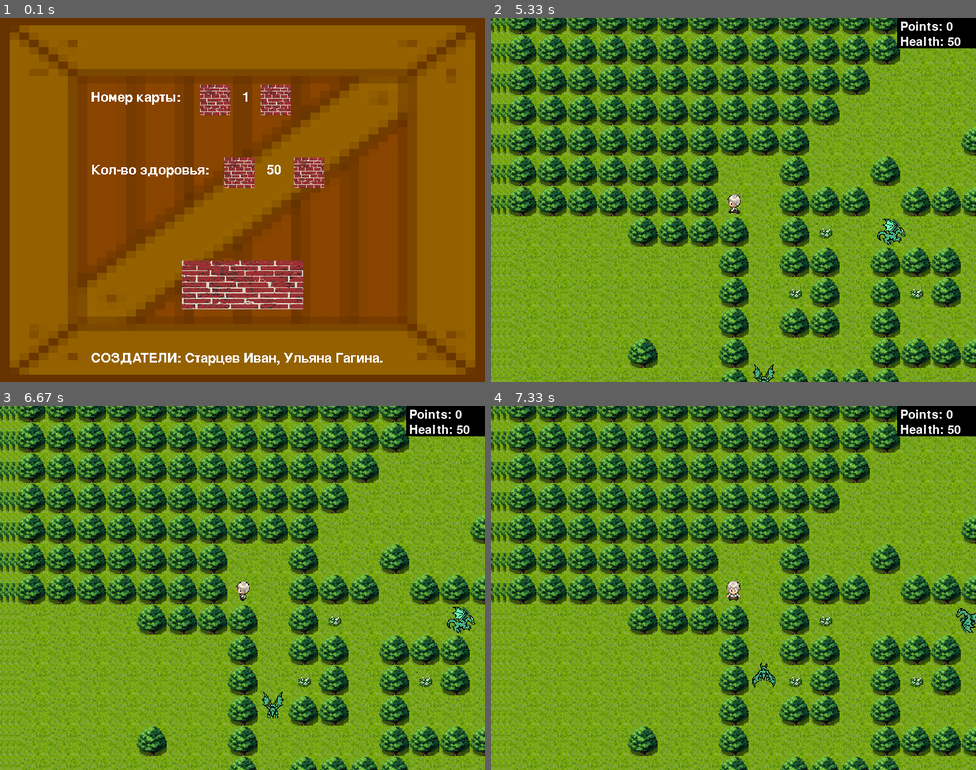
Above: before the commit, frames 1-4 (two rows, left to right).
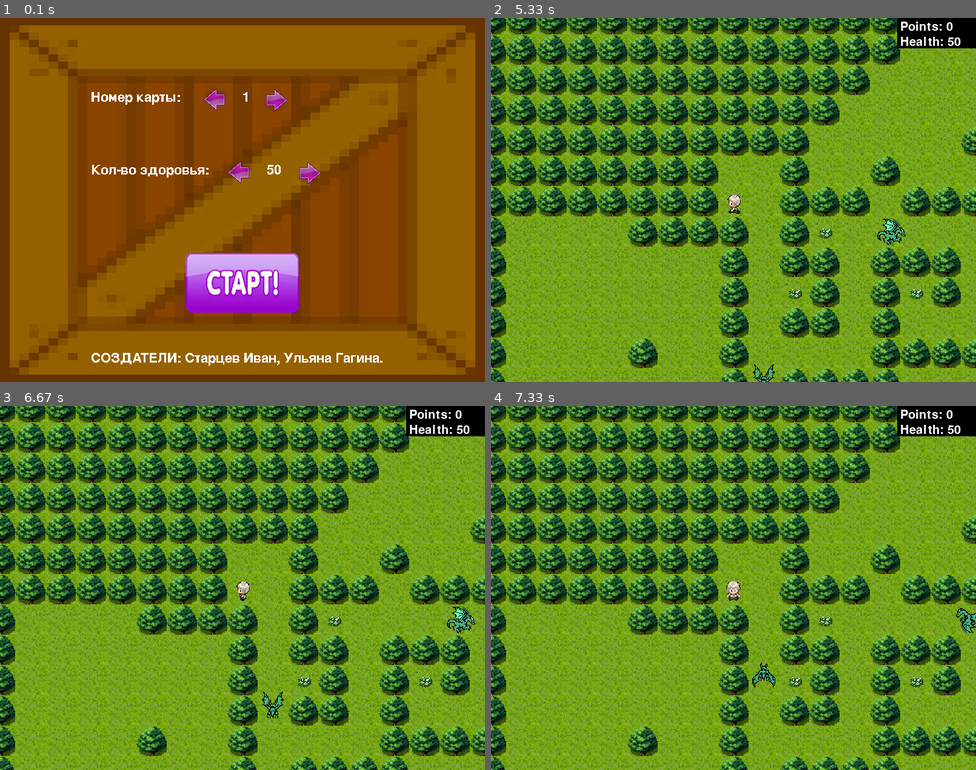
Above: after the commit, the same moments.

Repository: ivampo/PygameProject
Game: pygame game, started from basic.py
Same seed, same stepped clock (60 frames per second), same inputs: the game is played once before the commit and once after it.
Inputs (mouse positions are in pixels of both pictures, inside the frame that each line leads up to):
- Up to frame 1 (0.1 s): no input
- Up to frame 2 (5.33 s): click (733, 283) at 0.42 s; hold Right 0.67-1.13 s; move the mouse to (714, 214) at 0.7 s; hold Up 1.17-1.47 s; hold Right 1.5-1.97 s; hold Right 2-2.53 s; hold Right 2.57-2.87 s; hold Right 2.9-3.3 s; hold Right 3.33-3.7 s; hold Right 3.73-4.37 s; hold Left 4.8-5.27 s; hold Left from 5.3 s (still down)
- Up to frame 3 (6.67 s): release Left at 5.77 s; hold Left 5.8-6.1 s; hold Left 6.13-6.6 s; hold Left from 6.63 s (still down)
- Up to frame 4 (7.33 s): release Left at 7.17 s; hold Down from 7.2 s (still down)

The runs differ from the first frame. In frame 1, 6.1% of the frame differs, in the area x 37-67%, y 18-81%; in frame 2, 2.6%; in frame 3, 2.6%; in frame 4, 2.6%.

Commit message:
главное меню доделано(почти)

Diff:
--- a/basic.py
+++ b/basic.py
@@ -6,6 +6,7 @@
 height = 600
 
 pygame.init()
+pygame.display.set_caption('Драконий лабиринт')
 size = width, height
 screen = pygame.display.set_mode(size)
 fps = 15
@@ -64,7 +65,7 @@
             elif event.type == pygame.MOUSEBUTTONDOWN:
                 pos = pygame.mouse.get_pos()
                 print(pos)
-                if 300 <= pos[0] <= 500 and 400 <= pos[1] <= 480:
+                if 250 <= pos[0] <= 550 and 380 <= pos[1] <= 500:
                     return health_list[health_num], map_list[map_num]
                 if 330 <= pos[0] <= 380 and 110 <= pos[1] <= 160:
                     map_num = (map_num - 1) % 3
@@ -83,15 +84,15 @@
 
         screen.blit(text1, (150, 120))
         screen.blit(text1_value, (400, 120))
-        screen.blit(next_button, (330, 110))
-        screen.blit(next_button, (430, 110))
+        screen.blit(next_buttonL, (330, 110))
+        screen.blit(next_buttonR, (430, 110))
 
         screen.blit(text2, (150, 240))
         screen.blit(text2_value, (440, 240))
-        screen.blit(next_button, (370, 230))
-        screen.blit(next_button, (485, 230))
-
-        screen.blit(start_button, (300, 400))
+        screen.blit(next_buttonL, (370, 230))
+        screen.blit(next_buttonR, (485, 230))
+
+        screen.blit(start_button, (250, 380))
         screen.blit(author_text, (150, 550))
 
         pygame.display.flip()
@@ -169,8 +170,9 @@
 good_plant_image = pygame.transform.scale(good_plant_image, (26, 26))
 bad_plant_image = load_image('bad_plant1.png')
 bad_plant_image = pygame.transform.scale(bad_plant_image, (26, 26))
-start_button = pygame.transform.scale(load_image('bricks.png'), (200, 80))
-next_button  = pygame.transform.scale(load_image('bricks.png'), (50, 50))
+start_button = pygame.transform.scale(load_image('start.png'), (300, 120))
+next_buttonR  = pygame.transform.scale(load_image('next1.png'), (50, 50))
+next_buttonL = pygame.transform.rotate(next_buttonR, 180)
 
 tile_width = tile_height = 50
 
--- a/map.txt
+++ b/map.txt
@@ -1,21 +1,21 @@
-#####
-################
+######
+#################
+##############
 #############
 ############
-###########
-##########.....#
-#######..#..#.......#
-#######@.###.######..........
-....####.#&....h#&#.....#.......
-.......#.##.###.#.#..#..........
-.......#.&#.#&#.+.#.......#.....
-.......#.##.#.....##########...#.
-....#..#v...#######&.+.+.&.######
-.......#.####....###....h#...#####
-.......#.+#&..##..#########+..#####
-.......#.###..#&.##....######&#####
-.....#.#.....##.v...##.##...#..#####
-.......#########.#####..#.+.#.######
-...........#....#....#.&..#..v#######
-.................#...################
-#############################
+###########.....#
+########..#..#.......#
+########@.###.######..........
+#....####.#&....h#&#.....#.......
+#.......#.##.###.#.#..#..........
+#.......#.&#.#&#.+.#.......#.....
+#.......#.##.#.....##########...#.
+#....#..#v...#######&.+.+.&.######
+#.......#.####....###....h#...#####
+#.......#.+#&..##..#########+..#####
+#.......#.###..#&.##....######&#####
+#.....#.#.....##.v...##.##...#..#####
+#.......#########.#####..#.+.#.######
+#...........#....#....#.&..#..v#######
+#.................#...################
+##############################
Binary file removed: bricks.png
Binary file removed: bricks1.png
Binary file removed: bricks2.png
Binary file removed: diamond1.png
Binary file removed: dirt.png
Binary file removed: dirt2.png
Binary file removed: grass.png
Binary file removed: mario.png
Binary file added: next1.png
Binary file removed: star.png
Binary file added: start.png
Not shown, changed: dirt1.png
